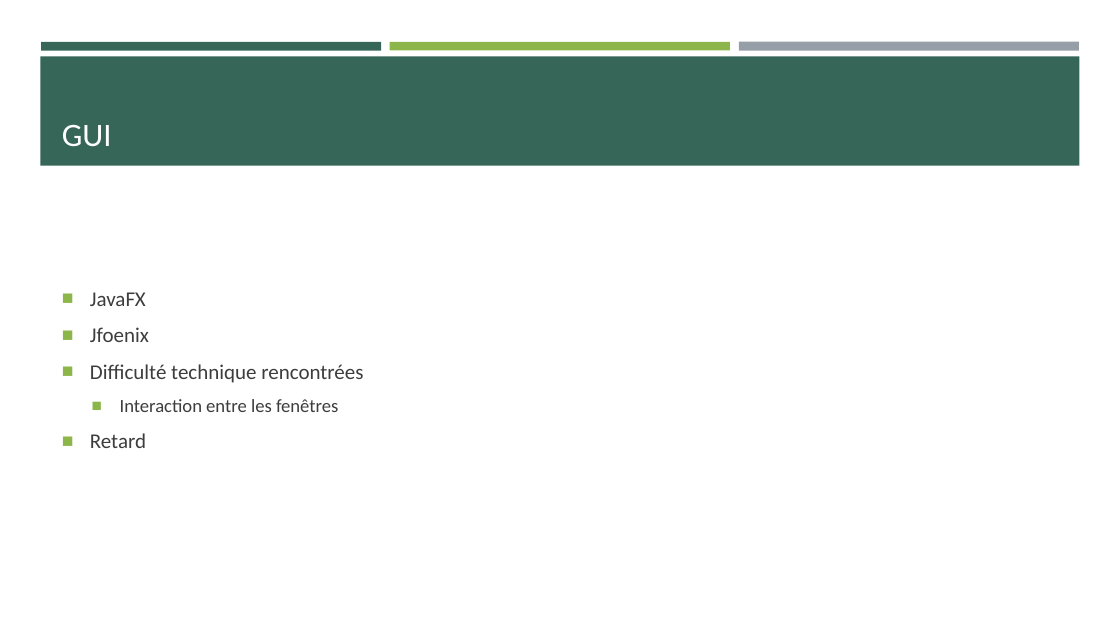
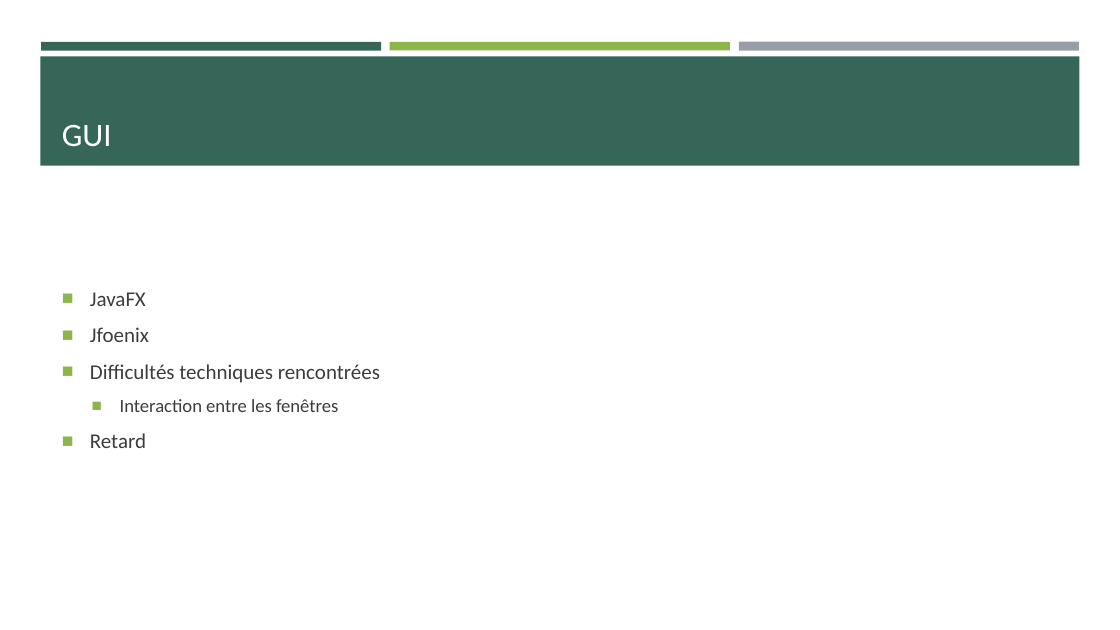
Before and after one commit to Angorance/HEIGVD_MoneyThoring, a slide deck: slide 4 of MoneyThoring.pptx. Drawn at 1120x630 pixels with LibreOffice and Linux fonts; fonts in the diff are those of the drawing. Boxes give left, top, right and bottom in pixels: in the first picture for what was removed or moved away, otherwise in the second. Text is boxed around its words. In the diff, an @@ line names an element or a change of style, - is before the commit and + after.

```diff
--- a/MoneyThoring.pptx
+++ b/MoneyThoring.pptx
@@ text at (90,364,380,383): text changed @@
-■ Difficulté technique rencontrées
+■ Difficultés techniques rencontrées
```
Also in this commit, not shown: 3 other slides changed, 2 slides added, 1 slide removed, 1 other file.
